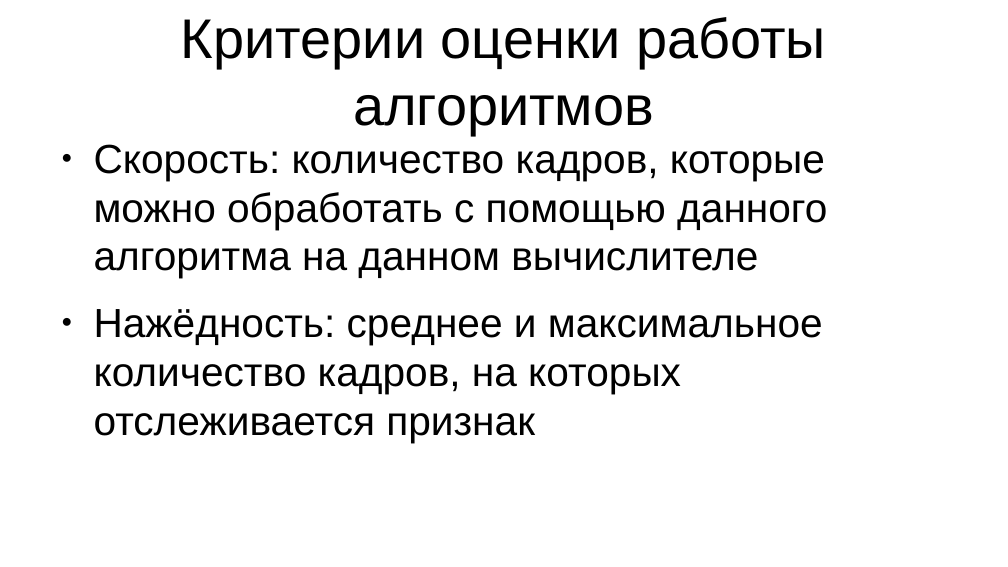
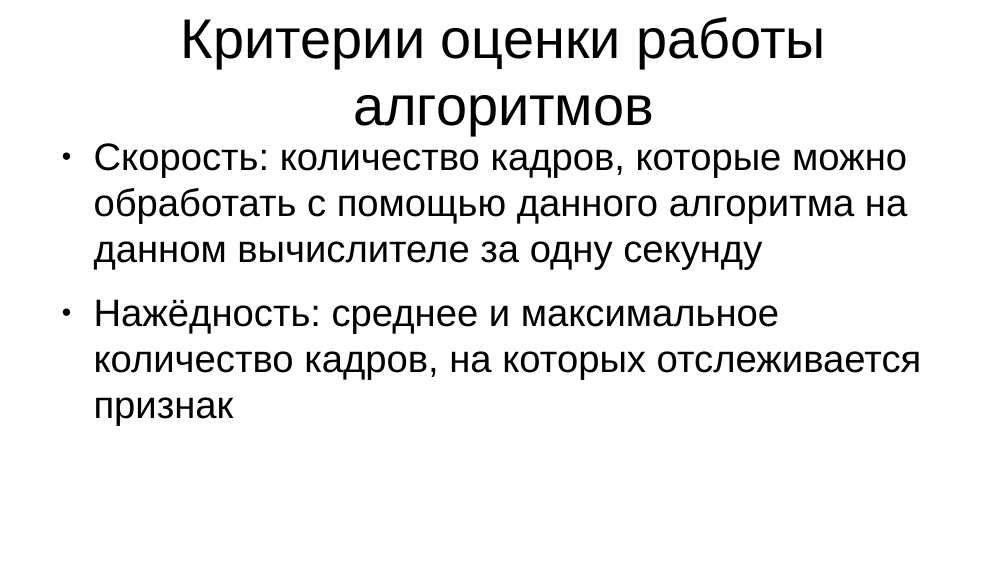
Before and after one commit to daniel-95/diploma, a slide deck: slide 24 of диплом/вкр.pptx. Drawn at 1008x567 pixels with LibreOffice and Linux fonts; fonts in the diff are those of the drawing. Boxes give left, top, right and bottom in pixels: in the first picture for what was removed or moved away, otherwise in the second. Text is boxed around its words. In the diff, an @@ line names an element or a change of style, - is before the commit and + after.

```diff
--- a/диплом/вкр.pptx
+++ b/диплом/вкр.pptx
@@ text at (x1=94, y1=143, x2=907, y2=270): text changed; size 32 to 30.1 pt @@
-● Скорость: количество кадров, которые можно обработать с помощью данного алгоритма на данном вычислителе
+● Скорость: количество кадров, которые можно обработать с помощью данного алгоритма на данном вычислителе за одну секунду
@@ text at (x1=94, y1=299, x2=922, y2=426): size 32 to 30.1 pt in "Нажёдность: среднее и максимальное количество кадров, на ..." @@
```
Also in this commit, not shown: 1 other slide changed, 11 other files.
